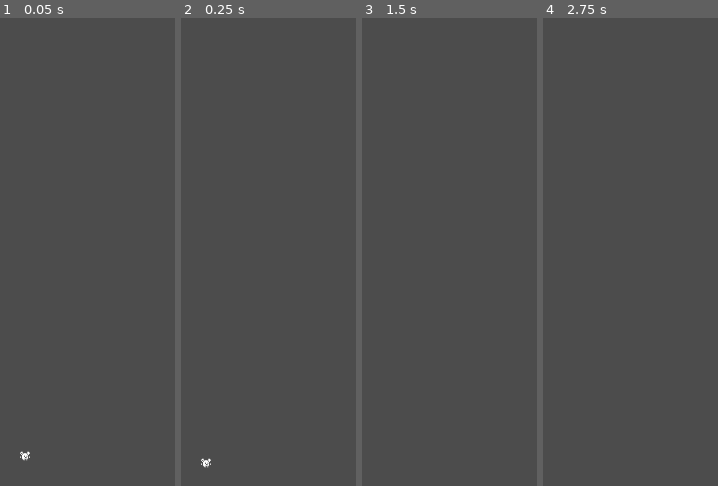
Above: before the commit, frames 1-4 (left to right).
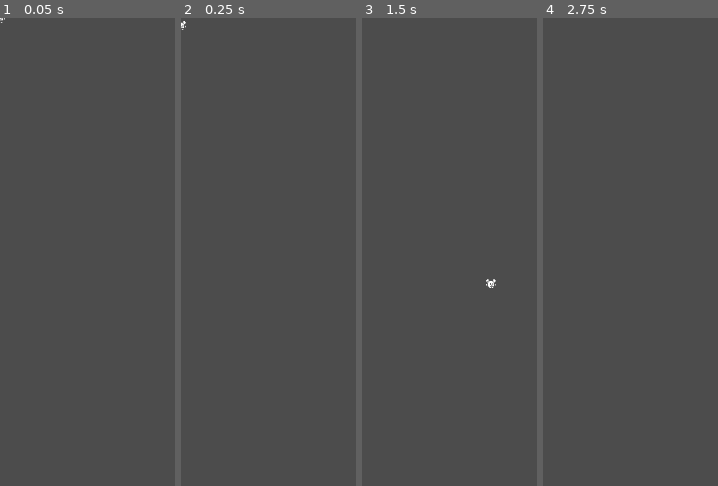
Above: after the commit, the same moments.

Repository: jlzeng-i-got-locked-out-of-rokky258/ColorBlind
Game: Godot game, scene res://assets/Scenes/Player.tscn
The game is run twice, just before and just after one commit, with the same random seed, the same clock (stepped at 60 frames per second) and the same inputs. This scene is started directly instead of the project's main scene.
Inputs:
- Up to frame 1 (0.05 s): no input
- Up to frame 2 (0.25 s): no input
- Up to frame 3 (1.5 s): hold D (move_right) 0.53-1.28 s; tap Enter at 1.25 s; hold A (move_left) from 1.28 s (still down)
- Up to frame 4 (2.75 s): tap Space at 2 s; release A (move_left) at 2.03 s; hold D (move_right) from 2.03 s (still down)

The runs differ from the first frame. In frame 1, less than 0.1% of the frame differs, in the area x 0-18%, y 0-95%; in frame 2, 0.1%, in the area x 0-18%, y 0-97%; in frame 3, less than 0.1%; in frame 4, nothing differs.

Commit message:
Left and Right code

Diff:
--- a/assets/Scenes/Player.tscn
+++ b/assets/Scenes/Player.tscn
@@ -7,7 +7,6 @@
 extents = Vector2( 4.90524, 4.63556 )
 
 [node name="Player" type="KinematicBody2D"]
-position = Vector2( 32.1102, 561.056 )
 collision_mask = 2
 script = ExtResource( 2 )
 
--- a/assets/Scripts/Player.gd
+++ b/assets/Scripts/Player.gd
@@ -1,9 +1,12 @@
 extends KinematicBody2D
-export var maxSpeed = Vector2(300, 1000);
+export var maxSpeed = Vector2(300, 4000);
 var velocity: = Vector2(0, 0);
 export var gravity: = 300.0;
 func _physics_process(delta:float) -> void:
+	var direction = Input.get_action_strength("move_right")- Input.get_action_strength("move_left");
+	velocity.x = maxSpeed.x * direction;
 	velocity.y += gravity * delta;
 	if (velocity.y > maxSpeed.y):
 		velocity.y = 0;
+
 	velocity = move_and_slide(velocity);
